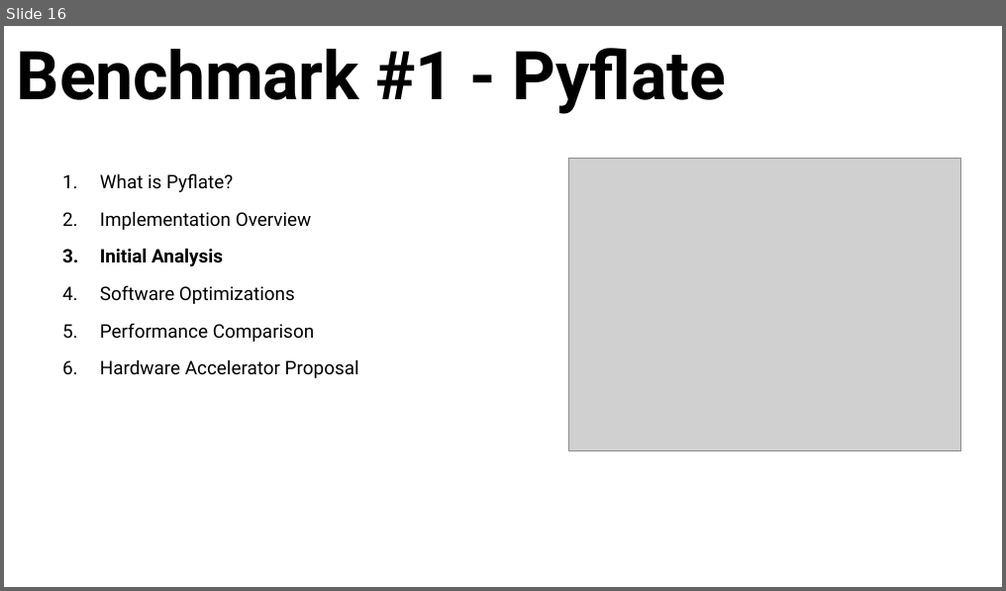
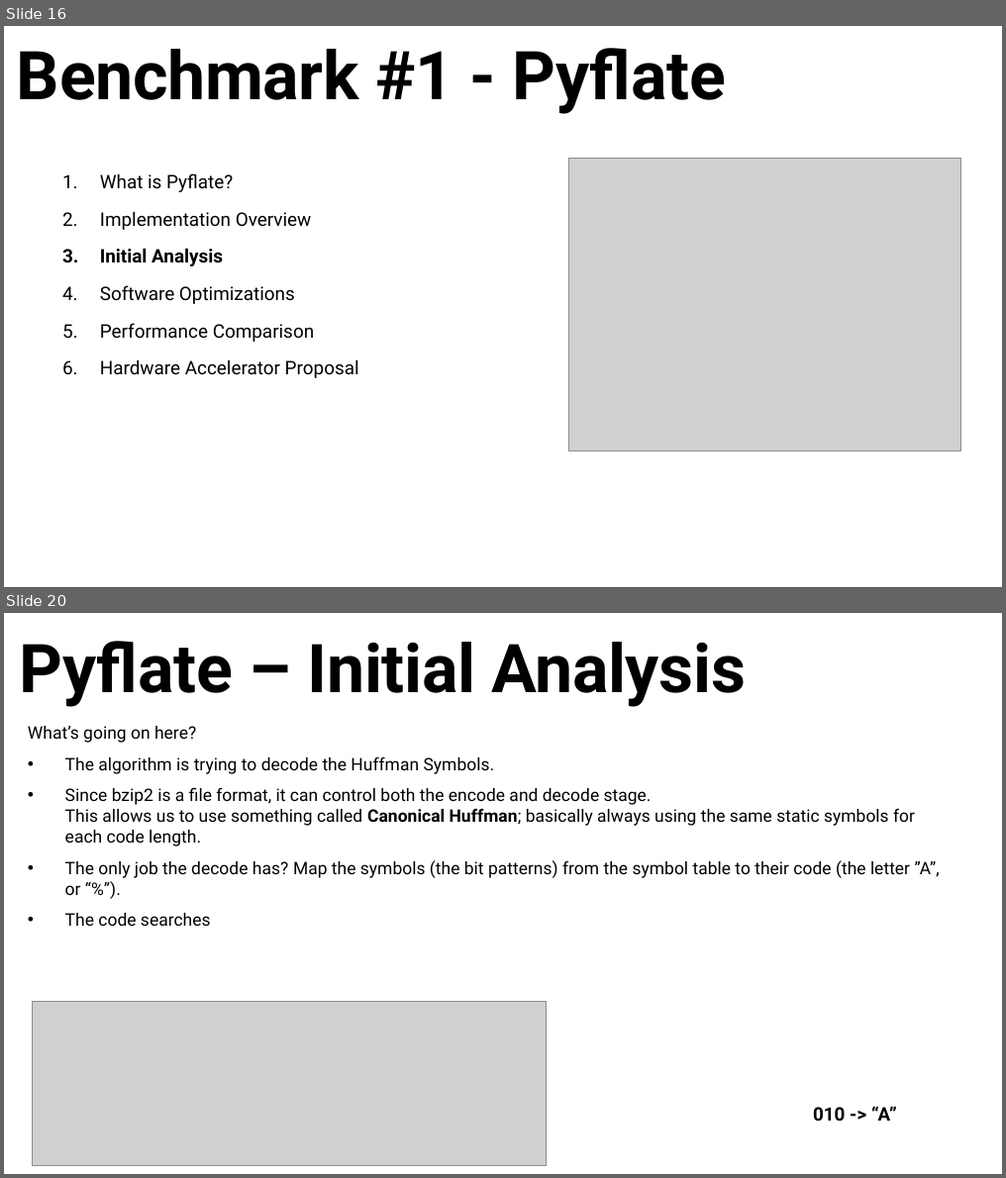
Before and after one commit to oridaniel09/nnproject, a slide deck: FinalPresentation.pptx. Shown one above the other, each under a label of ours: slide 16 before the commit, slides 16 and 20 after it; the slides between them are not shown. The pictures are 1006x591 and 1006x1178 pixels, drawn with LibreOffice and Linux fonts; fonts in the diff are those of the drawing; grey boxes stand for pictures. Boxes give left, top, right and bottom in pixels: in the first picture for what was removed or moved away, otherwise in the second. Text is boxed around its words. In the diff, an @@ line names an element or a change of style, - is before the commit and + after.

```diff
--- a/FinalPresentation.pptx
+++ b/FinalPresentation.pptx
@@ slide 20 added at [4, 613, 1002, 1174], background #FFFFFF @@
@@ title added at [20, 641, 746, 707], 64.8 pt, text #000000, bold @@
+Pyflate – Initial Analysis
@@ text added at [28, 726, 940, 926], 16.6 pt, text #000000 @@
+What’s going on here?
+• The algorithm is trying to decode the Huffman Symbols.
+• Since bzip2 is a file format, it can control both the encode and decode stage.
+  This allows us to use something called Canonical Huffman; basically always using the same static symbols for each code length.
+• The only job the decode has? Map the symbols (the bit patterns) from the symbol table to their code (the letter ”A”, or “%”).
+• The code searches
@@ picture added at [32, 1001, 546, 1166] @@
@@ text added at [813, 1106, 897, 1122], 18 pt, text #000000, bold @@
+010 -> “A”
```
Also in this commit, not shown: 2 slides changed, 6 other slides added, 8 other files.
